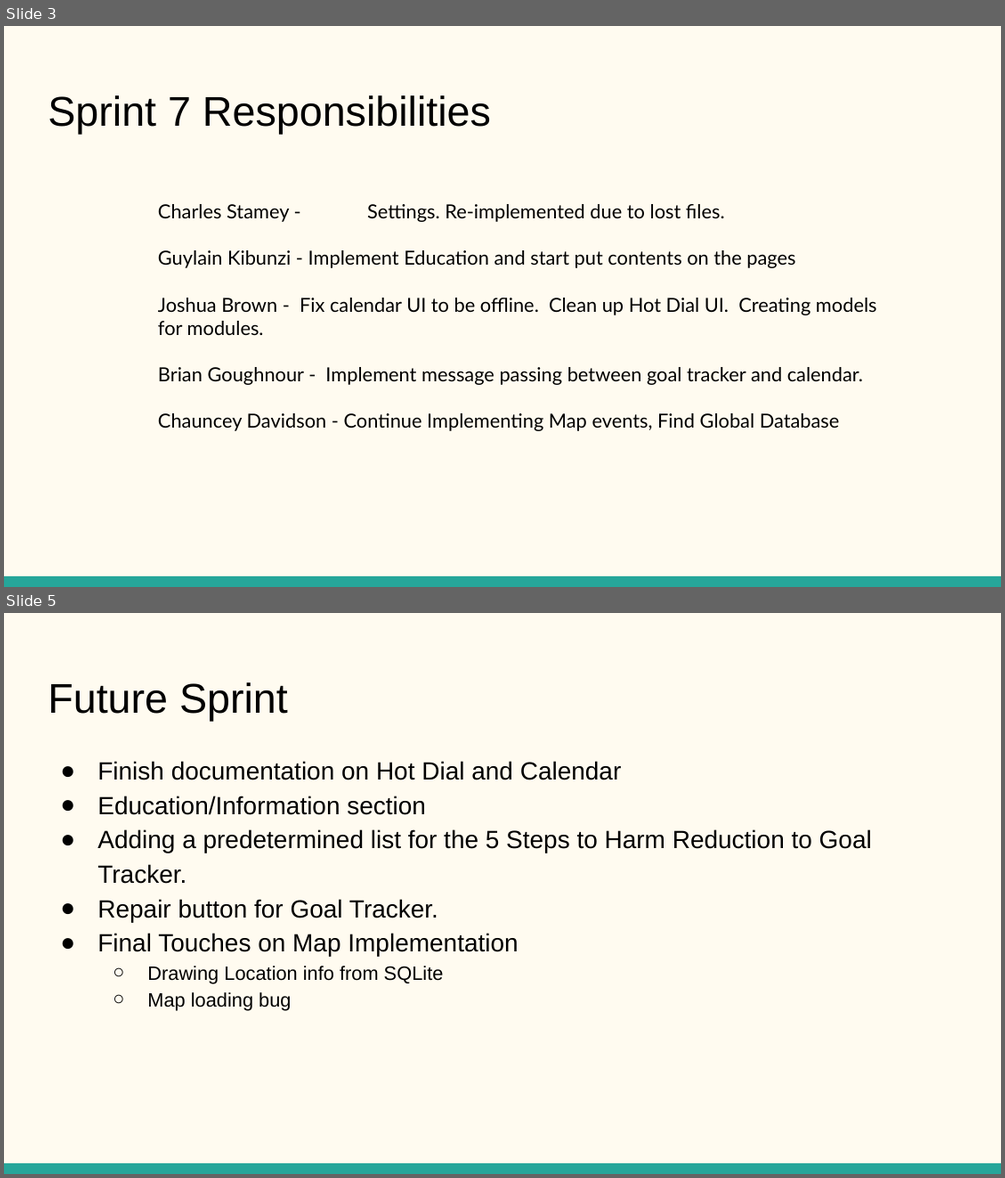
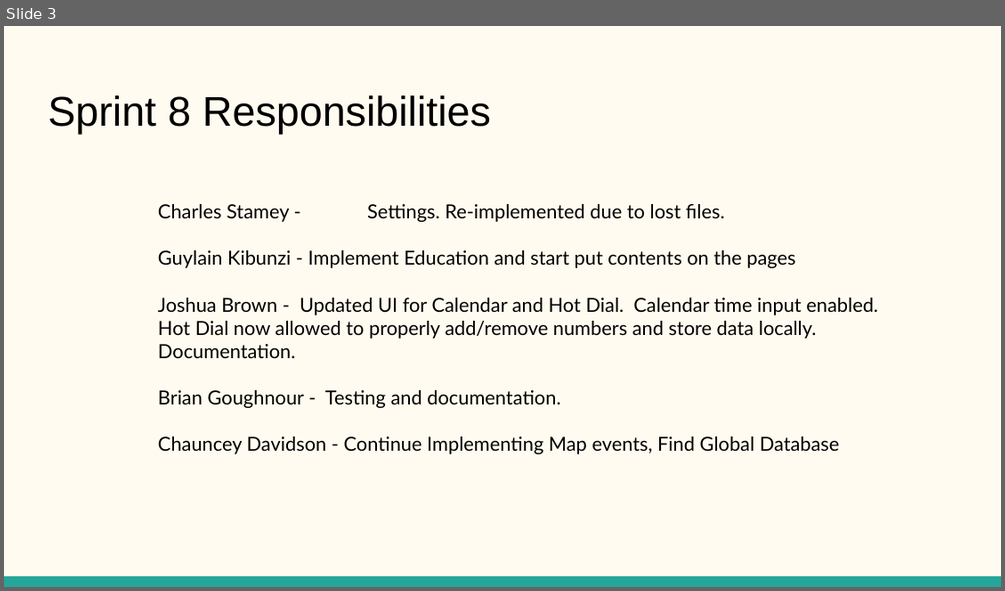
Before and after one commit to stevieclean/UNCG-CSE-Senior_Proj, a slide deck: presentation/Progress Report 7.pptx. Shown one above the other, each under a label of ours: slides 3 and 5 before the commit, slide 3 after it; the slides between them are not shown. The pictures are 1005x1178 and 1005x591 pixels, drawn with LibreOffice and Linux fonts; fonts in the diff are those of the drawing. Boxes give left, top, right and bottom in pixels: in the first picture for what was removed or moved away, otherwise in the second. Text is boxed around its words. In the diff, an @@ line names an element or a change of style, - is before the commit and + after.

```diff
--- a/presentation/Progress Report 7.pptx
+++ b/presentation/Progress Report 7.pptx
@@ slide 5 removed at bbox=[4, 613, 1001, 1174], background #FFFBF0; not listed: 1 template element that a slide beside it also shows @@
@@ title removed at bbox=[48, 682, 288, 721] @@
-Future Sprint
@@ text removed at bbox=[97, 761, 872, 1010] @@
-● Finish documentation on Hot Dial and Calendar
-● Education/Information section
-● Adding a predetermined list for the 5 Steps to Harm Reduction to Goal Tracker.
-● Repair button for Goal Tracker.
-● Final Touches on Map Implementation
-  ○ Drawing Location info from SQLite
-  ○ Map loading bug
@@ slide 3 changed as well @@
@@ title at bbox=[48, 95, 491, 134]: text changed @@
-Sprint 7 Responsibilities
+Sprint 8 Responsibilities
@@ text at bbox=[158, 297, 878, 408]: text changed @@
-Joshua Brown - Fix calendar UI to be offline. Clean up Hot Dial UI. Creating models for modules.
-Brian Goughnour - Implement message passing between goal tracker and calendar.
+Joshua Brown - Updated UI for Calendar and Hot Dial. Calendar time input enabled. Hot Dial now allowed to properly add/remove numbers and store data locally. Documentation.
+Brian Goughnour - Testing and documentation.
```
Also in this commit, not shown: 2 other slides changed, 4 slides added, 1 other slide removed.
